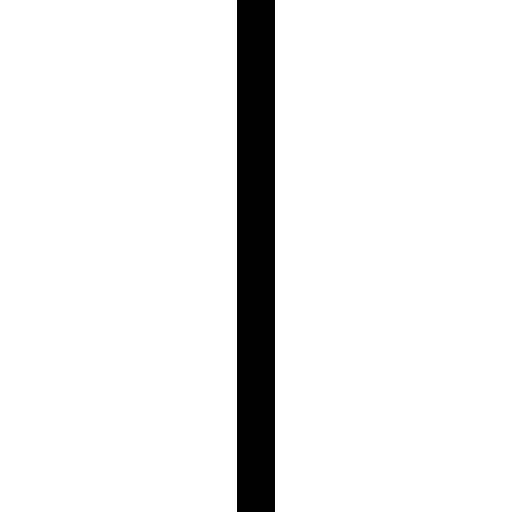
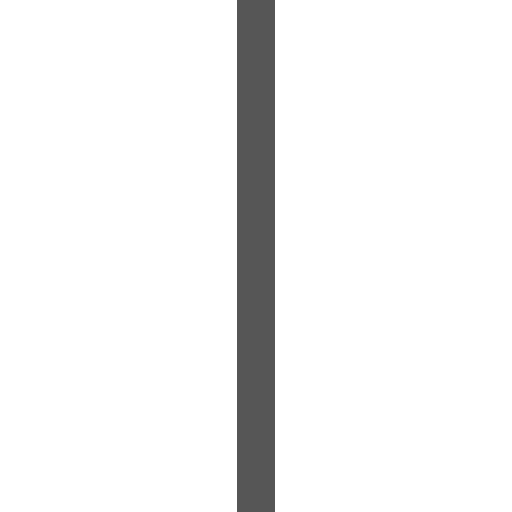
Comparing the layer stacks of the two 512 × 512 images. Changes:
painted on "Layer 1" over (237, 0, 275, 512)
